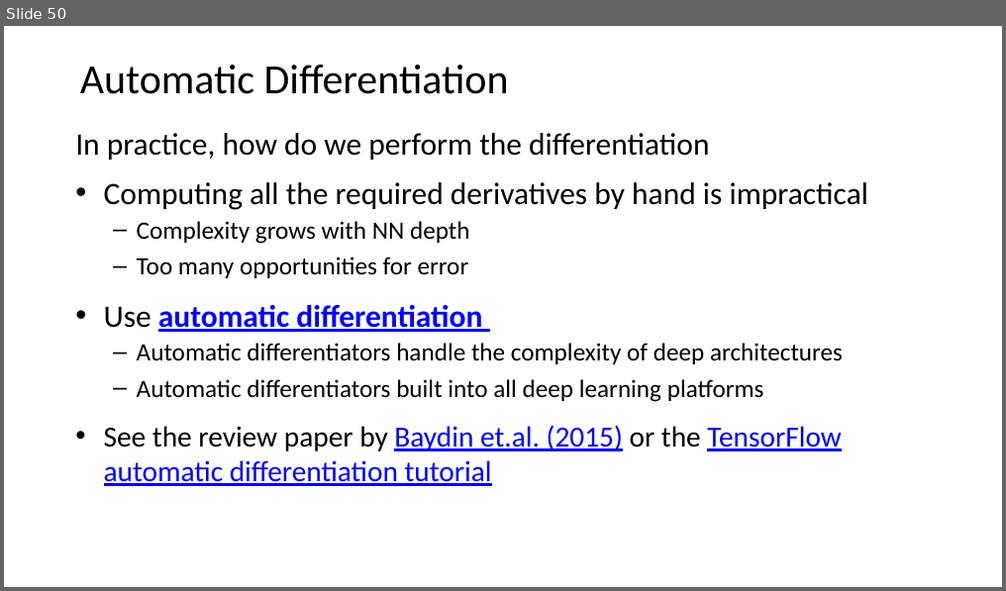
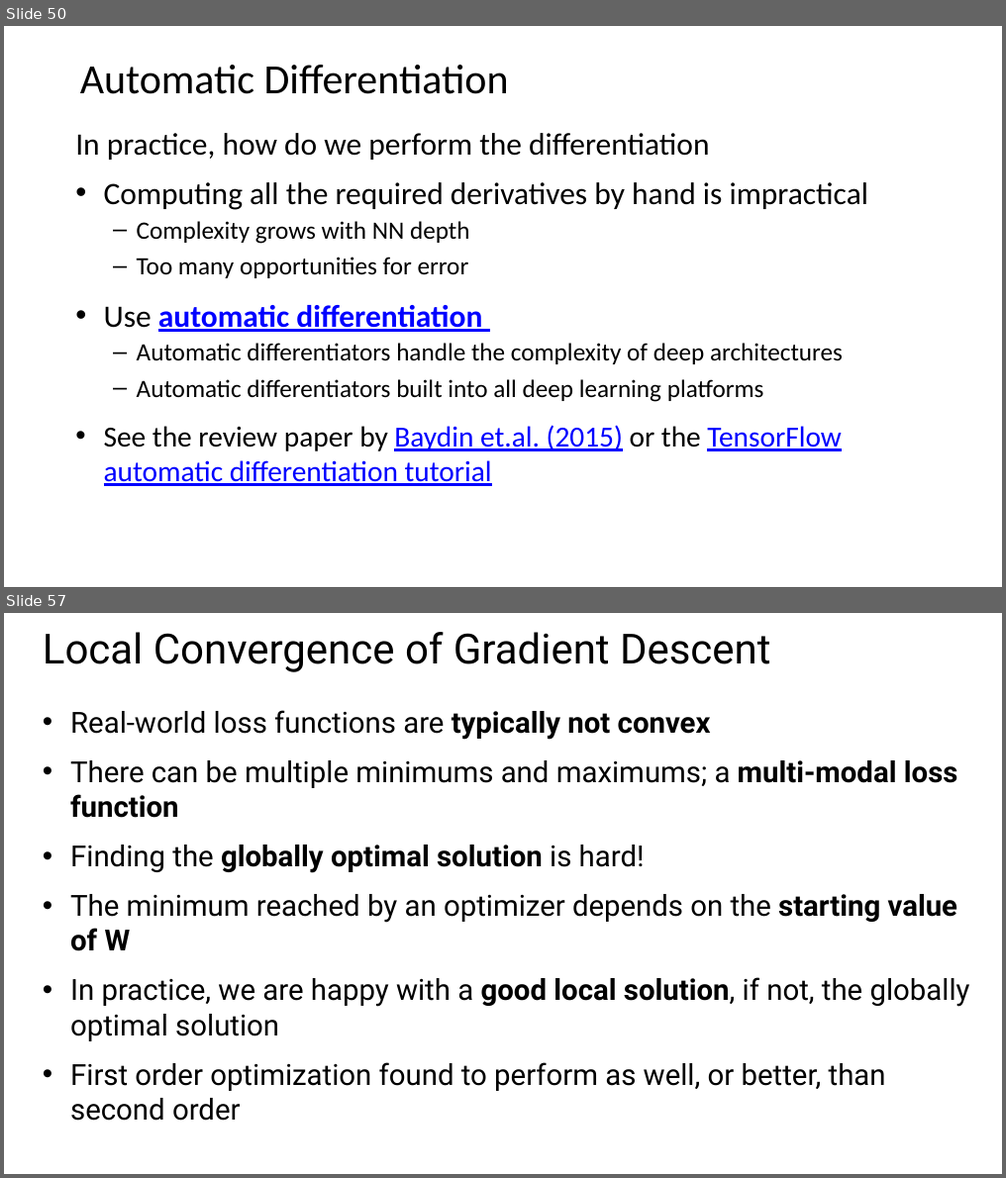
Before and after one commit to StephenElston/CSCI-E25, a slide deck: Slides/5_BuildingBlocksOfDeepLearning.pptx. Shown one above the other, each under a label of ours: slide 50 before the commit, slides 50 and 57 after it; the slides between them are not shown. The pictures are 1006x591 and 1006x1178 pixels, drawn with LibreOffice and Linux fonts; fonts in the diff are those of the drawing. Boxes give left, top, right and bottom in pixels: in the first picture for what was removed or moved away, otherwise in the second. Text is boxed around its words. In the diff, an @@ line names an element or a change of style, - is before the commit and + after.

```diff
--- a/Slides/5_BuildingBlocksOfDeepLearning.pptx
+++ b/Slides/5_BuildingBlocksOfDeepLearning.pptx
@@ slide 57 added at <box>4,613,1002,1174</box>, background #FFFFFF @@
@@ title added at <box>43,632,771,672</box>, 40 pt, text #000000 @@
+Local Convergence of Gradient Descent
@@ text added at <box>70,710,970,1121</box>, 28 pt, text #000000 @@
+• Real-world loss functions are typically not convex
+• There can be multiple minimums and maximums; a multi-modal loss function
+• Finding the globally optimal solution is hard!
+• The minimum reached by an optimizer depends on the starting value of W
+• In practice, we are happy with a good local solution, if not, the globally optimal solution
+• First order optimization found to perform as well, or better, than second order
```
Also in this commit, not shown: 19 other slides added, 2 other files.
